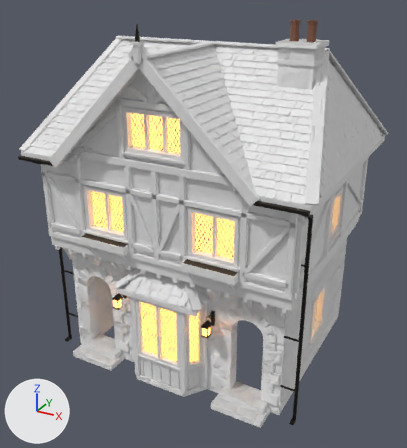
A saved change to the FBX model GameClient/ArtSource/Silverbrook/Townhouse3/SilverbrookTownhouse3.fbx.
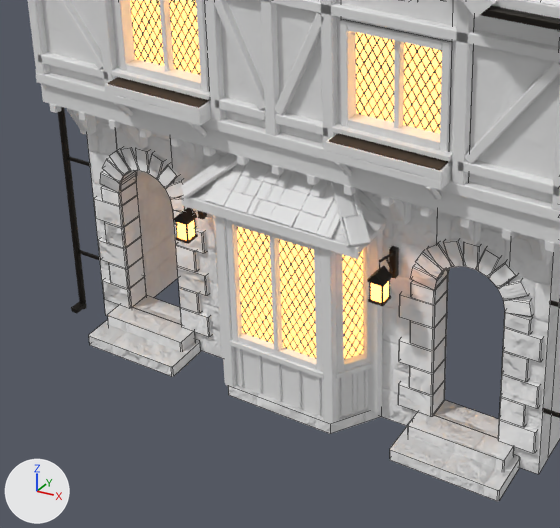
Each version is shown whole from a camera (50 mm lens) standing at (6.67, -12.51, 9.82) and looking at (0.0, -0.37, 3.75), then close up on the part from 8% to 71% of the width and 44% to 98% of the height. Arrows for +X, +Y and +Z are at lower left; the lights stay in place. The last two pictures show the newer version. The close-ups show mesh edges as thin lines.

In view in the first close-up: 'SM_SBTownhouse3_Details', 'SM_SBTownhouse3_Masonry', 'SM_SBTownhouse3_Plaster', 'SM_SBTownhouse3_Roof', 'SM_SBTownhouse3_Timber'.
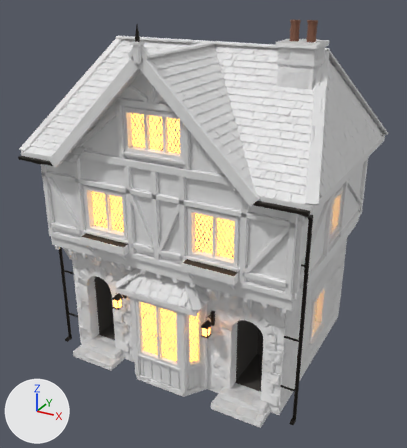
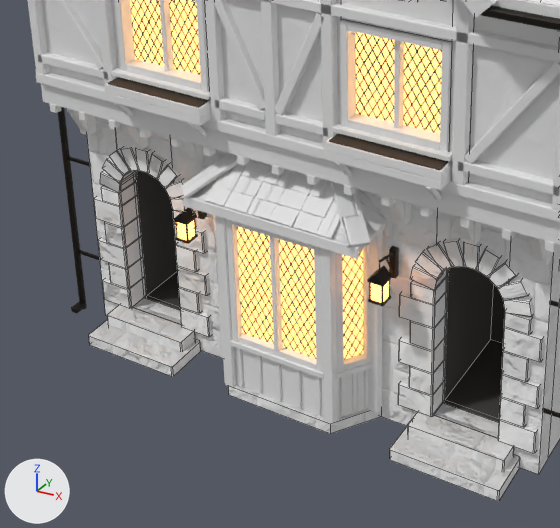
Where the change shows, as pixel boxes (x1, y1, x2, y2) in the close-ups (560 x 528 px):
```json
{"object": "SM_SBTownhouse3_EntryRooms", "change": "added", "after": [134, 170, 505, 422]}
```

The change, as JSON lines over the scene's bpy script:
```json
{"op": "add", "block": "mat_sb_entryroom", "code": ["mat_sb_entryroom = principled_material('SB_EntryRoom')", "mat_sb_entryroom.base_color = (0.05, 0.045, 0.04)  # dark grey #3f3c38", "mat_sb_entryroom.roughness = 0.95"]}
{"op": "add", "block": "me_sm_sbtownhouse3_entryrooms", "code": ["me_sm_sbtownhouse3_entryrooms = bpy.data.meshes.new('SM_SBTownhouse3_EntryRooms')", "me_sm_sbtownhouse3_entryrooms.from_pydata([(-2.62, -0.56, 0.3), (-1.78, -0.56, 0.3), (-1.78, -0.56, 2.47), (-2.62, -0.56, 2.47), (-2.62, -1.95, 0.3), (-2.62, -1.95, 2.47), (-1.79, -1.95, 2.47), (-1.79, -1.95, 0.3), (1.79, -0.56, 0.3), (2.62, -0.56, 0.3), (2.62, -0.56, 2.47), (1.79, -0.56, 2.47), (1.79, -1.95, 0.3), (1.79, -1.95, 2.47), (2.62, -1.95, 2.47), (2.62, -1.95, 0.3)], [], [(0, 1, 2, 3), (4, 0, 3, 5), (6, 2, 1, 7), (4, 7, 1, 0), (3, 2, 6, 5), (8, 9, 10, 11), (12, 8, 11, 13), (14, 10, 9, 15), (12, 15, 9, 8), (11, 10, 14, 13)])", "me_sm_sbtownhouse3_entryrooms.materials.append(mat_sb_entryroom)  # dark grey #3f3c38"]}
{"op": "add", "block": "ob_sm_sbtownhouse3_entryrooms", "code": ["ob_sm_sbtownhouse3_entryrooms = bpy.data.objects.new('SM_SBTownhouse3_EntryRooms', me_sm_sbtownhouse3_entryrooms)", "ob_sm_sbtownhouse3_entryrooms.location = (0.0, 0.0, 0.0)"]}
```
